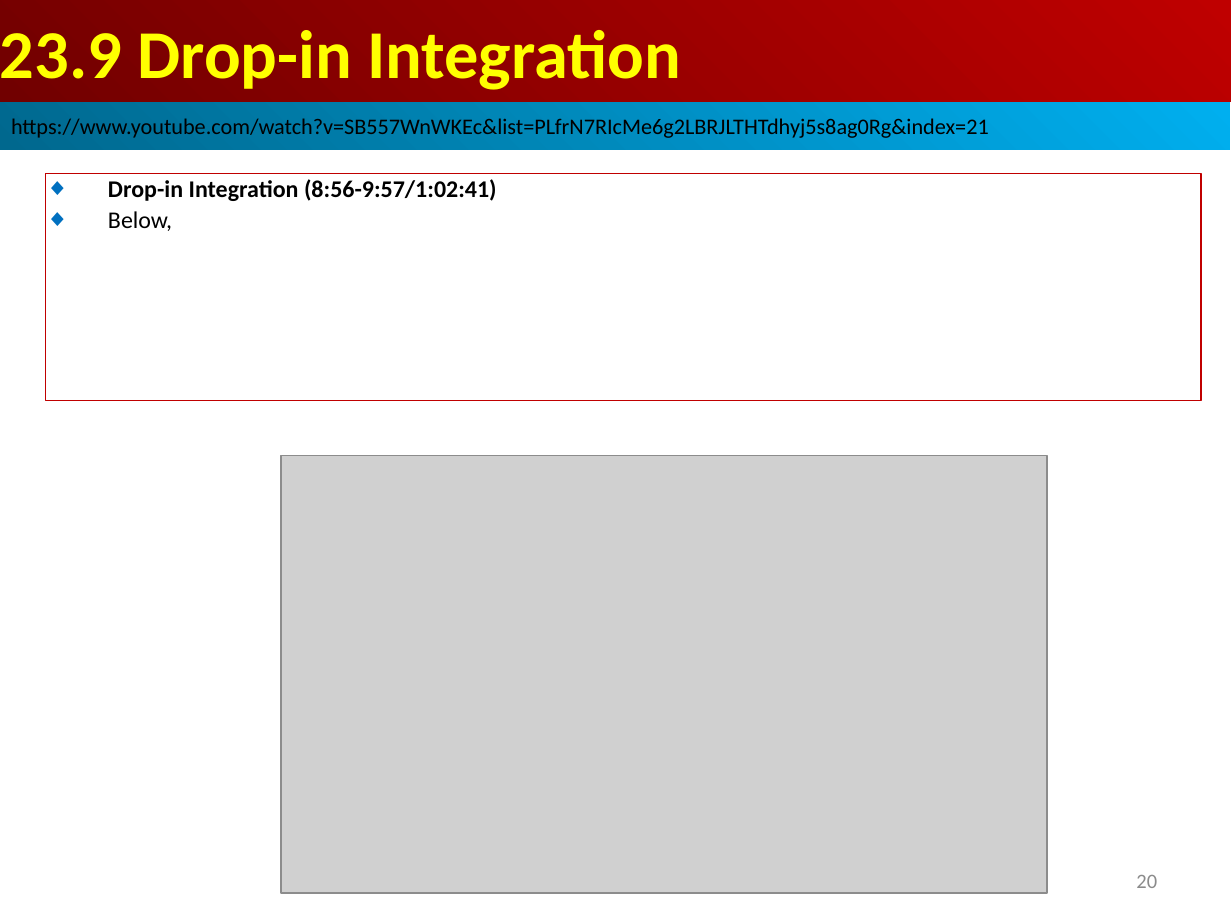
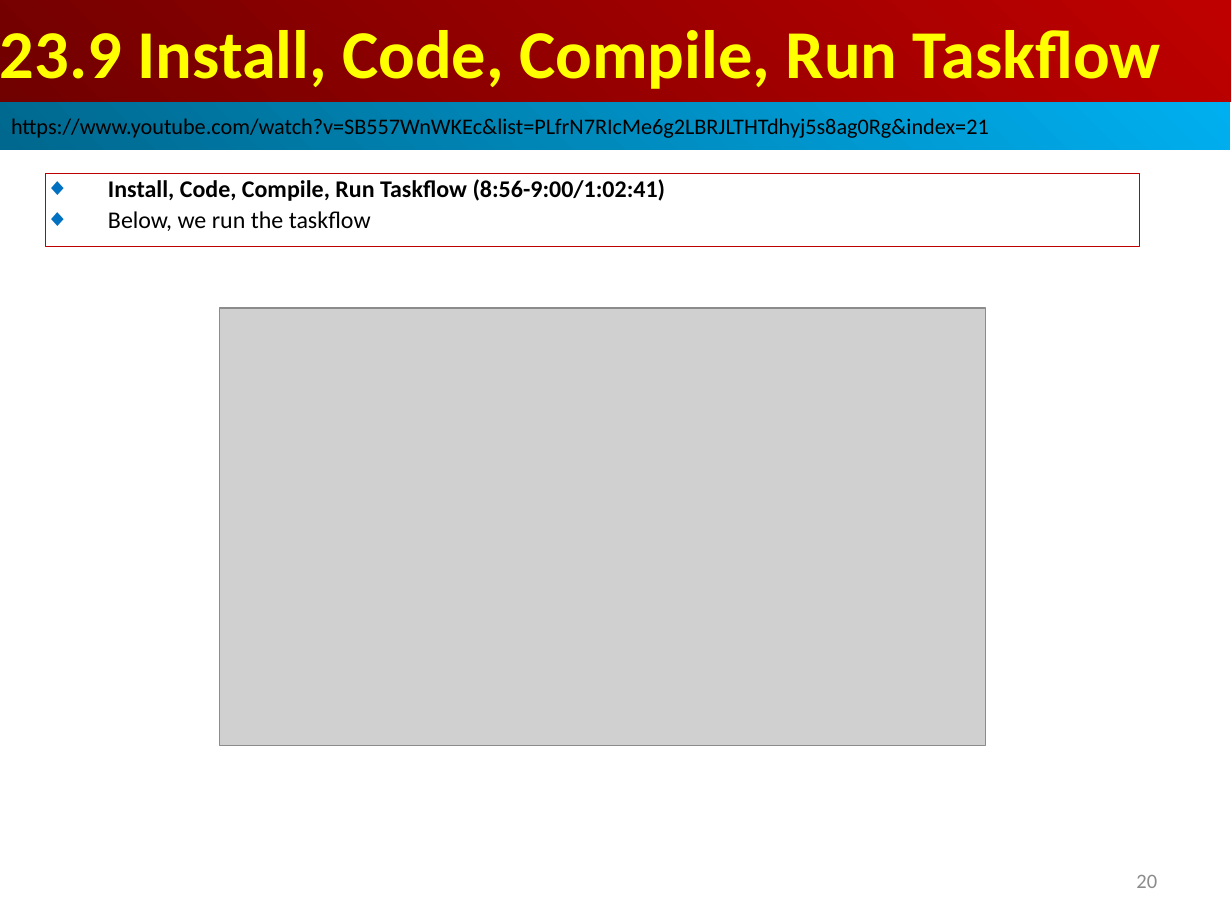
Before and after one commit to peterhchen/AIU_CS800_Chisel, a slide deck: slide 20 of 500_UCSC_HWD/023_Taskflow/000_Video/023.Taskflow.ppt. Drawn at 1232x924 pixels with LibreOffice and Linux fonts; fonts in the diff are those of the drawing; grey boxes stand for pictures. Boxes give left, top, right and bottom in pixels: in the first picture for what was removed or moved away, otherwise in the second. Text is boxed around its words. In the diff, an @@ line names an element or a change of style, - is before the commit and + after.

```diff
--- a/500_UCSC_HWD/023_Taskflow/000_Video/023.Taskflow.ppt
+++ b/500_UCSC_HWD/023_Taskflow/000_Video/023.Taskflow.ppt
@@ text in rectangle at (0, 30, 1161, 89): text changed @@
-23.9 Drop-in Integration
+23.9 Install, Code, Compile, Run Taskflow
@@ rectangle "Install, Code, Compile, Run Taskflow ...": place and size @@
-rectangle "Install, Code, Compile, Run Taskflow ..." at (46, 174, 1201, 400)
+rectangle "Install, Code, Compile, Run Taskflow ..." at (46, 174, 1140, 246)
@@ text in rectangle at (108, 179, 666, 231): text changed @@
-◆ Drop-in Integration (8:56-9:57/1:02:41)
-◆ Below,
+◆ Install, Code, Compile, Run Taskflow (8:56-9:00/1:02:41)
+◆ Below, we run the taskflow
@@ picture: place and size @@
-picture at (281, 456, 1047, 893)
+picture at (219, 308, 986, 745)
```
Also in this commit, not shown: 1 other slide changed, 6 slides added.
